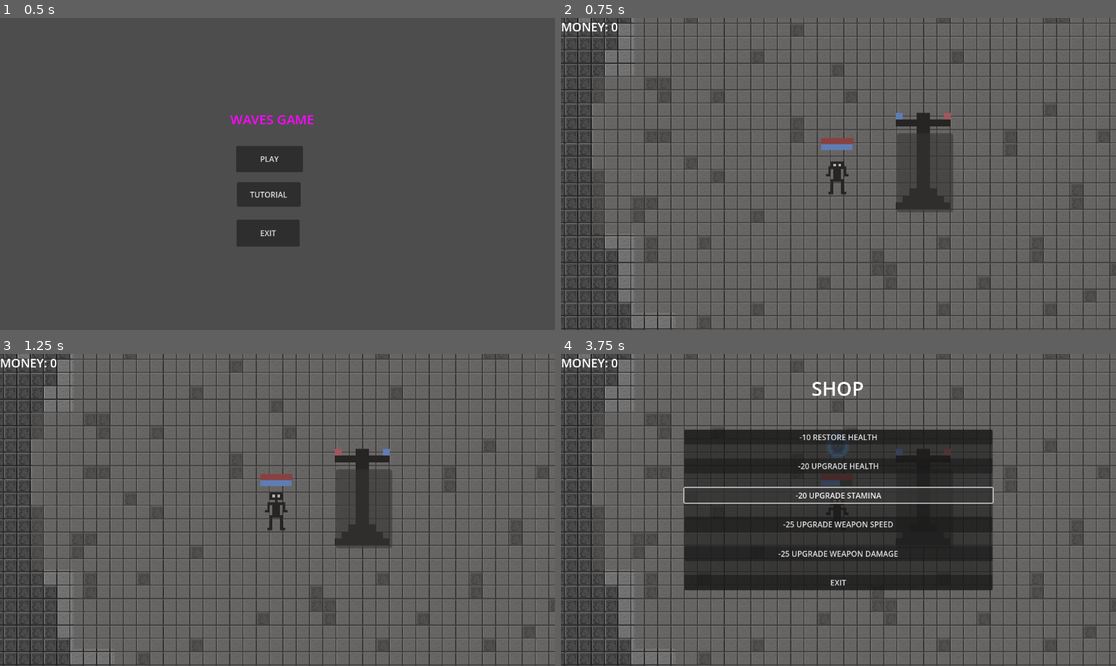
Above: before the commit, frames 1-4 (two rows, left to right).
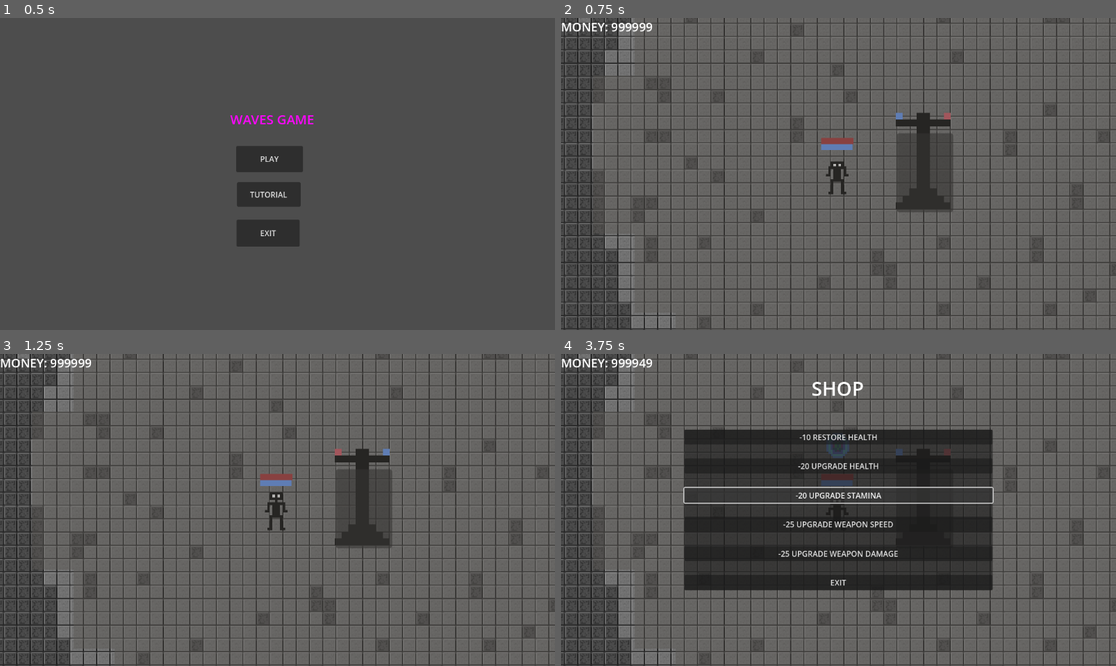
Above: after the commit, the same moments.

Repository: Rapro123/Waves_Game_Repo
Game: Godot game, scene res://scenes/main_menu.tscn
Two runs of this game, one before a commit and one after it. Both use one fixed random seed, a clock stepped at 60 frames per second and the inputs below.
Inputs (mouse positions are in pixels of both pictures, inside the frame that each line leads up to):
- Up to frame 1 (0.5 s): no input
- Up to frame 2 (0.75 s): click "PLAY" at 0.5 s
- Up to frame 3 (1.25 s): no input
- Up to frame 4 (3.75 s): click (927, 510) at 1.25 s; click "-10 RESTORE HEALTH" at 2 s; click "-20 UPGRADE HEALTH" at 2.75 s; click "-20 UPGRADE STAMINA" at 3.5 s

Frame 1 is identical in both runs. In frame 2, 0.1% of the frame differs, in the area x 9-17%, y 1-5%; in frame 3, 0.1%; in frame 4, 0.2%, in the area x 9-53%, y 1-43%.

Commit message:
made upgrades, started making stamina better

Diff:
--- a/waves-game/scenes/Scripts/gun.gd
+++ b/waves-game/scenes/Scripts/gun.gd
@@ -14,12 +14,16 @@
 @onready var stamina_replenish_timer: Timer = $"stamina_replenish timer"
 @onready var timer: Timer = $gun_speed_timer
 @onready var shooter: Marker2D = $shooter
+@onready var out_of_combat_stamina_timer: Timer = $out_of_combat_stamina_timer
 
 
 func _process(_delta: float) -> void:
 	look_at(get_global_mouse_position())
 
 	if Input.is_action_pressed("shoot") and can_shoot and !player_died and !stamina_out:
+		out_of_combat_stamina_timer.stop()
+		stamina_replenish_timer.stop()
+
 		can_shoot = false
 		timer.start(gun_speed)
 
@@ -36,6 +40,9 @@
 			stamina_out = true
 			stamina_replenish_timer.start()
 
+	if !Input.is_action_pressed("shoot"):
+		out_of_combat_stamina_timer.start()
+
 
 func _on_timer_timeout() -> void:
 	can_shoot = true
@@ -51,6 +58,12 @@
 	stamina += 1
 	plus_stamina.emit()
 
+	if stamina >= 1:
+		stamina_out = false
+
 	if stamina == max_stamina:
 		stamina_replenish_timer.stop()
-		stamina_out = false
+
+
+func _on_out_of_combat_stamina_timeout() -> void:
+	stamina_replenish_timer.start()
--- a/waves-game/scenes/Scripts/player.gd
+++ b/waves-game/scenes/Scripts/player.gd
@@ -3,15 +3,15 @@
 signal player_hurt
 signal player_got_money
 
-var score: int = 0
 
-const max_health = 5
+var max_health = 5
 @onready var health: int = max_health
 
 @onready var timer: Timer = %"out of zone damage"
 @onready var enemy_damage_timer: Timer = %"enemy damage timer"
 @onready var can_get_hit_timer: Timer = %"can get hit timer"
 @onready var animated_sprite_2d: AnimatedSprite2D = %AnimatedSprite2D
+@onready var gun: Node2D = $gun
 
 var dead = false
 var can_get_hit = true
@@ -64,5 +64,27 @@
 
 
 func _on_enemy_spawner_give_score() -> void:
-	score += 5
 	player_got_money.emit()
+
+
+func _on_score_health_restored() -> void:
+	health = max_health
+
+
+func _on_score_health_upgraded() -> void:
+	max_health += 2
+	health = max_health
+
+
+func _on_score_stamina_upgraded() -> void:
+	gun.max_stamina += 2
+	gun.stamina = gun.max_stamina
+	gun.stamina_replenish_timer.stop()
+
+
+func _on_score_weapon_damage_upgraded() -> void:
+	pass # Replace with function body.
+
+
+func _on_score_weapon_speed_upgraded() -> void:
+	gun.gun_speed -= 0.2
--- a/waves-game/scenes/Scripts/score.gd
+++ b/waves-game/scenes/Scripts/score.gd
@@ -1,7 +1,12 @@
 extends Control
+signal health_restored
+signal health_upgraded
+signal stamina_upgraded
+signal weapon_speed_upgraded
+signal weapon_damage_upgraded
 
 @onready var money: Label = $money
-var score: int = 0
+@export var score: int = 0
 
 func _process(_delta: float) -> void:
 	update()
@@ -11,3 +16,33 @@
 
 func _on_player_player_got_money() -> void:
 	score += 5
+
+
+func _on_shop_restore_health() -> void:
+	if score >= 10:
+		score -= 10
+		health_restored.emit()
+
+
+func _on_shop_upgrade_health() -> void:
+	if score >= 20:
+		score -= 20
+		health_upgraded.emit()
+
+
+func _on_shop_upgrade_stamina() -> void:
+	if score >= 20:
+		score -= 20
+		stamina_upgraded.emit()
+
+
+func _on_shop_upgrade_weapon_damage() -> void:
+	if score >= 25:
+		score -= 25
+		weapon_damage_upgraded.emit()
+
+
+func _on_shop_upgrade_weapon_speed() -> void:
+	if score >= 25:
+		score -= 25
+		weapon_speed_upgraded.emit()
--- a/waves-game/scenes/gun.tscn
+++ b/waves-game/scenes/gun.tscn
@@ -12,5 +12,9 @@
 
 [node name="stamina_replenish timer" type="Timer" parent="."]
 
+[node name="out_of_combat_stamina_timer" type="Timer" parent="."]
+wait_time = 3.0
+
 [connection signal="timeout" from="gun_speed_timer" to="." method="_on_timer_timeout"]
 [connection signal="timeout" from="stamina_replenish timer" to="." method="_on_stamina_replenish_timer_timeout"]
+[connection signal="timeout" from="out_of_combat_stamina_timer" to="." method="_on_out_of_combat_stamina_timeout"]
--- a/waves-game/scenes/main.tscn
+++ b/waves-game/scenes/main.tscn
@@ -10,7 +10,6 @@
 [ext_resource type="PackedScene" uid="uid://ci5ceqj3tbk33" path="res://scenes/game_over.tscn" id="6_o6xl0"]
 [ext_resource type="PackedScene" uid="uid://b0iv2s5tpmo4p" path="res://scenes/enemy_spawner.tscn" id="6_tefeu"]
 [ext_resource type="PackedScene" uid="uid://df8yo8oyu778p" path="res://scenes/score.tscn" id="9_choun"]
-[ext_resource type="Script" uid="uid://xinogi7ds4qv" path="res://scenes/Scripts/score.gd" id="10_ya4ey"]
 [ext_resource type="PackedScene" uid="uid://bckqfexegpt58" path="res://scenes/shop.tscn" id="11_eb6dy"]
 
 [sub_resource type="TileSetAtlasSource" id="TileSetAtlasSource_tbgi4"]
@@ -325,12 +324,11 @@
 [node name="game over" parent="CanvasLayer" instance=ExtResource("6_o6xl0")]
 visible = false
 
-[node name="score" parent="CanvasLayer" instance=ExtResource("9_choun")]
-script = ExtResource("10_ya4ey")
-
 [node name="shop" parent="CanvasLayer" instance=ExtResource("11_eb6dy")]
 unique_name_in_owner = true
 visible = false
+
+[node name="score" parent="CanvasLayer" instance=ExtResource("9_choun")]
 
 [node name="enemy_handler" type="Node" parent="."]
 
@@ -344,5 +342,14 @@
 [connection signal="body_exited" from="tower/Area2D" to="player" method="_on_area_2d_body_exited"]
 [connection signal="pressed" from="tower/Button" to="." method="_on_button_pressed"]
 [connection signal="player_dead" from="player" to="." method="_on_player_player_dead"]
-[connection signal="player_got_money" from="player" to="CanvasLayer/score" method="_on_player_player_got_money"]
+[connection signal="restore_health" from="CanvasLayer/shop" to="CanvasLayer/score" method="_on_shop_restore_health"]
+[connection signal="upgrade_health" from="CanvasLayer/shop" to="CanvasLayer/score" method="_on_shop_upgrade_health"]
+[connection signal="upgrade_stamina" from="CanvasLayer/shop" to="CanvasLayer/score" method="_on_shop_upgrade_stamina"]
+[connection signal="upgrade_weapon_damage" from="CanvasLayer/shop" to="CanvasLayer/score" method="_on_shop_upgrade_weapon_damage"]
+[connection signal="upgrade_weapon_speed" from="CanvasLayer/shop" to="CanvasLayer/score" method="_on_shop_upgrade_weapon_speed"]
+[connection signal="health_restored" from="CanvasLayer/score" to="player" method="_on_score_health_restored"]
+[connection signal="health_upgraded" from="CanvasLayer/score" to="player" method="_on_score_health_upgraded"]
+[connection signal="stamina_upgraded" from="CanvasLayer/score" to="player" method="_on_score_stamina_upgraded"]
+[connection signal="weapon_damage_upgraded" from="CanvasLayer/score" to="player" method="_on_score_weapon_damage_upgraded"]
+[connection signal="weapon_speed_upgraded" from="CanvasLayer/score" to="player" method="_on_score_weapon_speed_upgraded"]
 [connection signal="give_score" from="enemy spawner" to="player" method="_on_enemy_spawner_give_score"]
--- a/waves-game/scenes/score.tscn
+++ b/waves-game/scenes/score.tscn
@@ -1,4 +1,6 @@
-[gd_scene load_steps=2 format=3 uid="uid://df8yo8oyu778p"]
+[gd_scene load_steps=3 format=3 uid="uid://df8yo8oyu778p"]
+
+[ext_resource type="Script" uid="uid://xinogi7ds4qv" path="res://scenes/Scripts/score.gd" id="1_8juob"]
 
 [sub_resource type="LabelSettings" id="LabelSettings_pbkhe"]
 font_size = 25
@@ -11,6 +13,8 @@
 grow_horizontal = 2
 grow_vertical = 2
 mouse_filter = 2
+script = ExtResource("1_8juob")
+score = 999999
 
 [node name="money" type="Label" parent="."]
 layout_mode = 0
Not shown: 1 places in waves-game/scenes/main.tscn that only renumber resources
